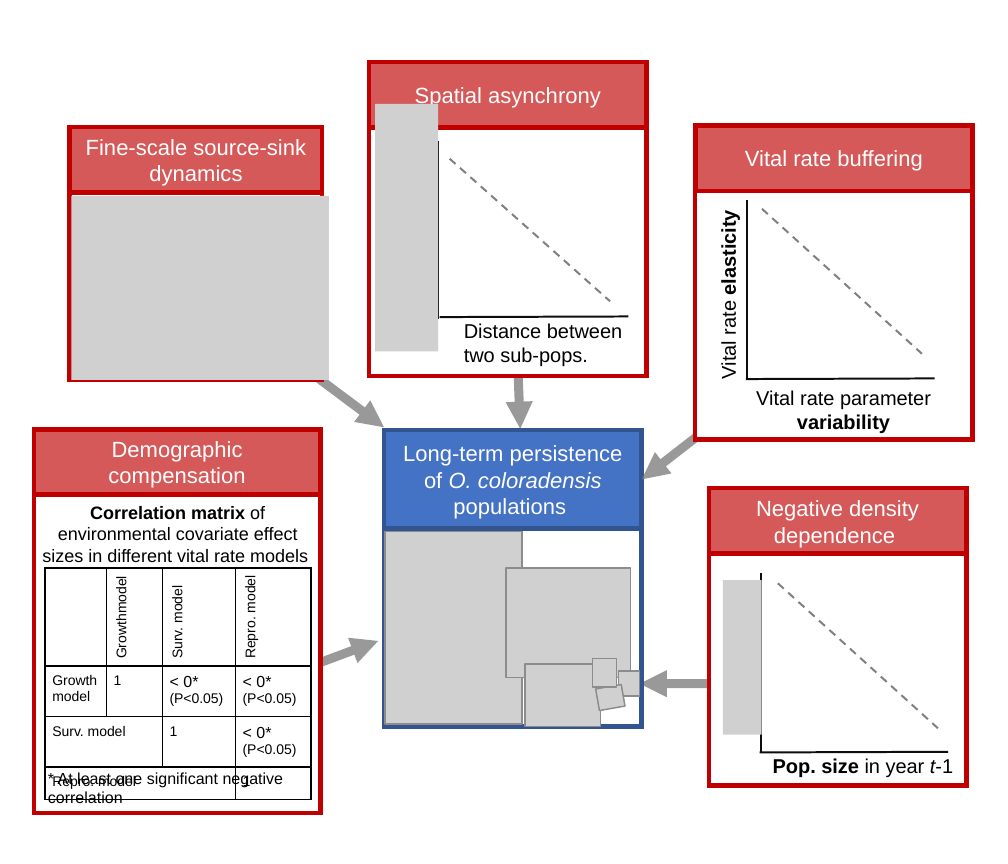
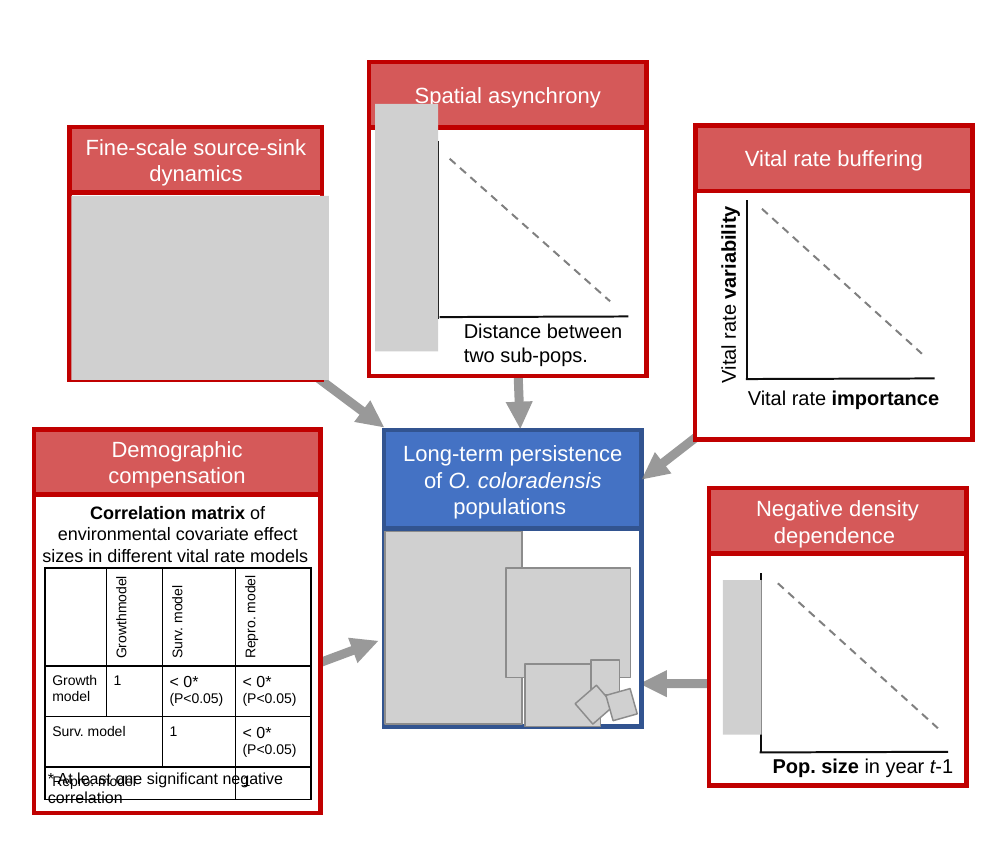
Before and after one commit to aestears/COBP_analysis, a slide deck: slide 1 of figures/COBP_conceptualDiagram.pptx. Drawn at 1008x864 pixels with LibreOffice and Linux fonts; fonts in the diff are those of the drawing; grey boxes stand for pictures. Boxes give left, top, right and bottom in pixels: in the first picture for what was removed or moved away, otherwise in the second. Text is boxed around its words. In the diff, an @@ line names an element or a change of style, - is before the commit and + after.

```diff
--- a/figures/COBP_conceptualDiagram.pptx
+++ b/figures/COBP_conceptualDiagram.pptx
@@ text at bbox=[718, 215, 740, 382]: text changed @@
-Vital rate elasticity
+Vital rate variability
@@ text at bbox=[748, 390, 939, 409]: text changed; bold on @@
-Vital rate parameter variability
+Vital rate importance
@@ picture added at bbox=[575, 685, 615, 725] @@
@@ picture: place and size @@
-picture at bbox=[592, 658, 616, 687]
+picture at bbox=[592, 660, 621, 694]
@@ picture removed at bbox=[595, 684, 624, 710] @@
@@ picture added at bbox=[607, 689, 637, 721] @@
@@ picture removed at bbox=[619, 671, 641, 697] @@
```
Also in this commit, not shown: 11 other files.
